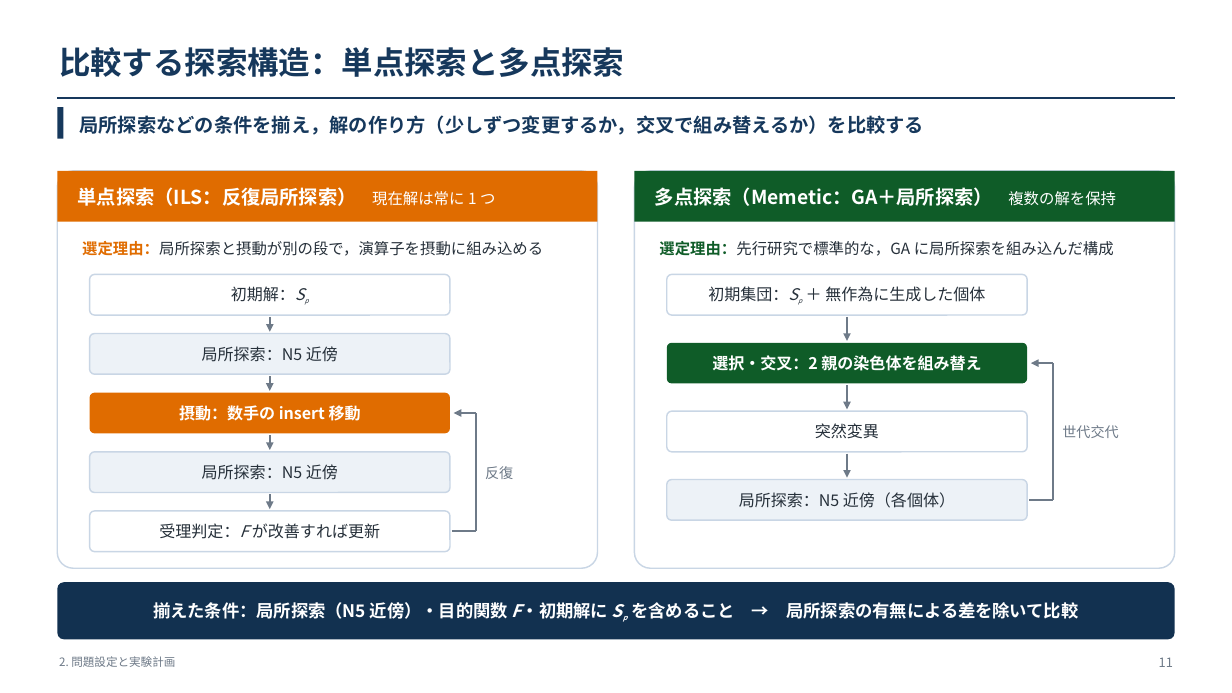
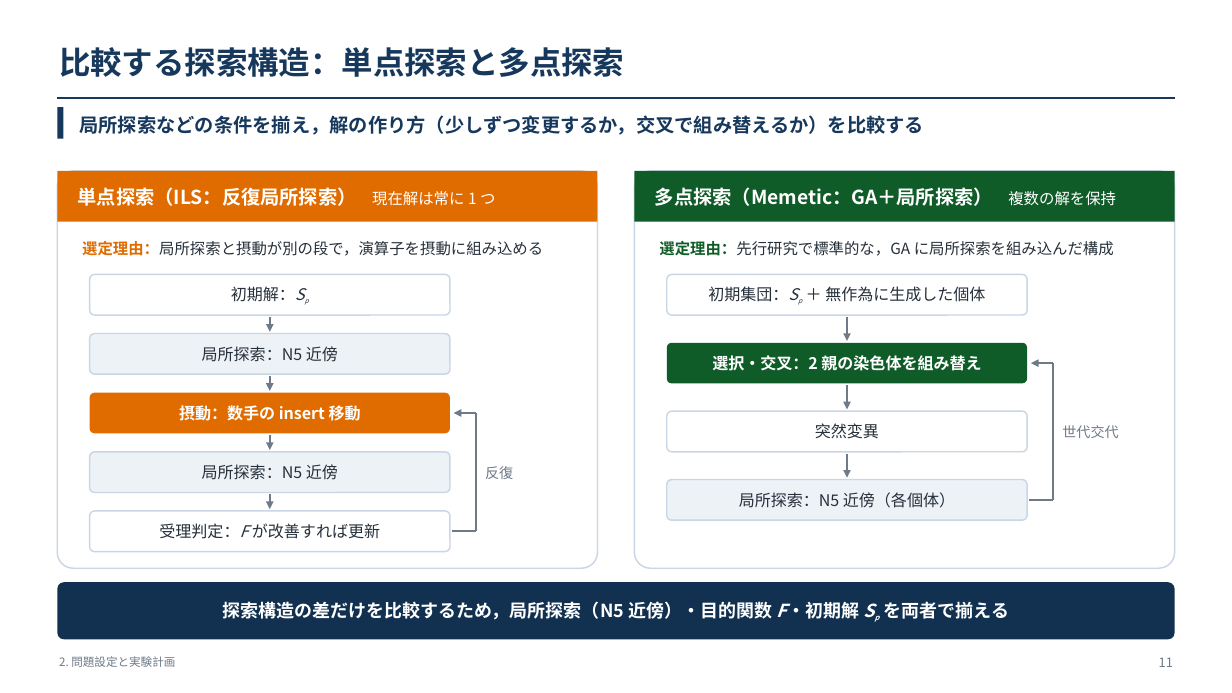
Before and after one commit to kitotakumi/stability_scheduling, a slide deck: slide 11 of doc/presentation_materials/JIMA2026fall_発表.pptx. Drawn at 1232x693 pixels with LibreOffice and Linux fonts; fonts in the diff are those of the drawing. Boxes give left, top, right and bottom in pixels: in the first picture for what was removed or moved away, otherwise in the second. Text is boxed around its words. In the diff, an @@ line names an element or a change of style, - is before the commit and + after.

```diff
--- a/doc/presentation_materials/JIMA2026fall_発表.pptx
+++ b/doc/presentation_materials/JIMA2026fall_発表.pptx
@@ text in rounded rectangle at [223, 601, 1009, 620]: text changed; size 13.5 to 14 pt @@
-揃えた条件：局所探索（N5 近傍）・目的関数 F・初期解に Sp を含めること → 局所探索の有無による差を除いて比較
+探索構造の差だけを比較するため，局所探索（N5 近傍）・目的関数 F・初期解 Sp を両者で揃える
```
Also in this commit, not shown: 1 other slide changed, 2 other files.
